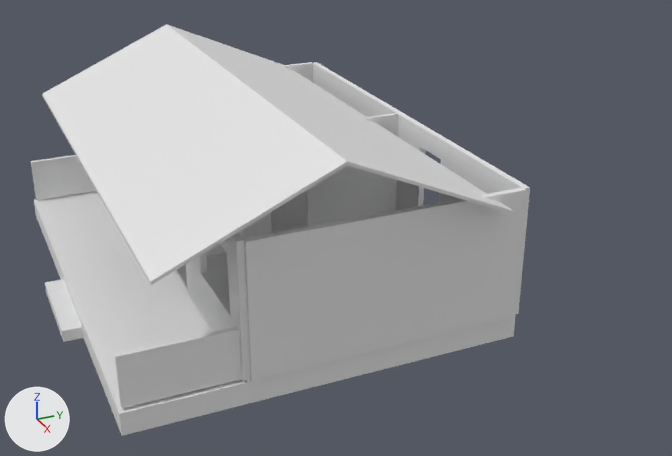
Two versions of the OBJ model docs/models/bach_geometry.obj, one commit apart.
One viewpoint serves both versions: a 50 mm lens placed at (16.28, -5.27, 8.66), pointed at (0.82, 1.69, 0.93). Arrows for +X, +Y and +Z are at lower left; the lights stay in place. The picture after the commit comes second. Where no turn or scale is listed for an object, it has been applied to the vertices. Vertices at exactly the same position are counted once.

Names of what the first picture shows: 'bach_geometry'.
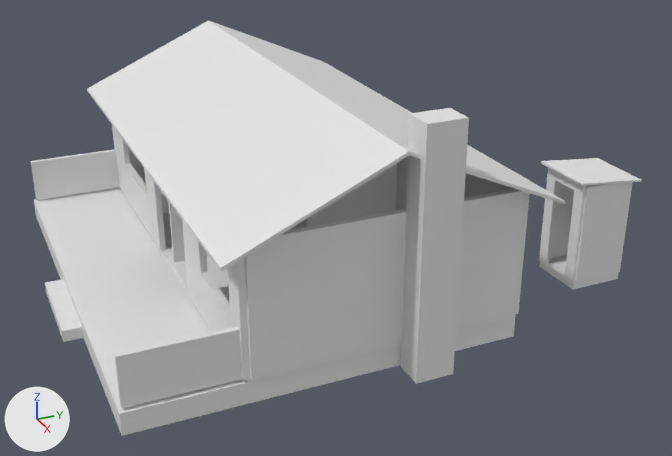
Boxes [x1, y1, x2, y2] around the edits, measured in the pictures (672 x 456 px):
'bach_geometry', reshaped (22% wider)
    before: [31, 24, 530, 436]
    after: [31, 20, 642, 436]
part 1 of me_bach_geometry, added
    after: [401, 108, 469, 384]
part 2 of me_bach_geometry, added (mostly hidden)
    after: [133, 166, 169, 213]
part 3 of me_bach_geometry, added
    after: [540, 255, 618, 289]
part 4 of me_bach_geometry, added
    after: [619, 182, 633, 272]
part 5 of me_bach_geometry, added
    after: [549, 181, 592, 259]
part 6 of me_bach_geometry, added
    after: [575, 182, 631, 283]
part 7 of me_bach_geometry, added
    after: [539, 167, 586, 283]
part 8 of me_bach_geometry, cut back
    before: [42, 24, 514, 285]
    after: [87, 20, 642, 271]

Patch to the scene script:
```diff
--- a/docs/models/bach_geometry.obj.py
+++ b/docs/models/bach_geometry.obj.py
@@ me_bach_geometry @@
 # used by ob_bach_geometry; location = (0.0, 0.0, 0.0)
 # verts and faces of me_bach_geometry; kept vertices keep their numbers, new ones are numbered from 190
 # before: 178 (-4.95, -2.95, 2.65) at pixel (42, 96), 179 (4.95, -2.95, 2.65) at pixel (150, 285), 180 (4.95, 0.0, 3.95) at pixel (347, 165), 181 (-4.95, 0.0, 3.95), 182 (-4.95, -2.95, 2.71) at pixel (42, 93)
 # before: 183 (4.95, -2.95, 2.71) at pixel (150, 281), 184 (4.95, 0.0, 4.01) at pixel (347, 161), 185 (-4.95, 0.0, 4.01) at pixel (166, 24), 186 (4.95, 2.95, 2.65) at pixel (513, 214), 187 (-4.95, 2.95, 2.65)
 # before: 188 (4.95, 2.95, 2.71) at pixel (514, 211), 189 (-4.95, 2.95, 2.71)
-me_bach_geometry.from_pydata(...)  # 190 vertices, 179 faces; spans x -4.95..4.95, y -3.85..3.56, z 0.0..4.01
+me_bach_geometry.from_pydata(...)  # 290 vertices, 257 faces; spans x -4.95..5.1, y -3.85..6.8, z 0.0..4.45
+# me_bach_geometry part 1: a new loose piece, a box spanning x 4.56..5.1, y 1.2..1.9, z 0.0..4.45
+# me_bach_geometry part 2: a new loose piece, a box spanning x -4.3..-2.4, y -1.35..-0.55, z 0.45..0.9
+# me_bach_geometry part 3: a new loose piece, a box spanning x 2.4..3.5, y 5.55..6.65, z 0.0..0.15
+# me_bach_geometry part 4: a new loose piece, a box spanning x 2.4..3.5, y 6.62..6.68, z 0.15..2.1
+# me_bach_geometry part 5: a new loose piece, a box spanning x 2.37..2.43, y 5.58..6.62, z 0.15..2.15
+# me_bach_geometry part 6: a new loose piece, a box spanning x 3.47..3.53, y 5.58..6.62, z 0.15..2.15
+# me_bach_geometry part 7: a new loose piece of 20 vertices spanning x 2.4..3.5, y 5.52..5.58, z 0.15..2.2
+# me_bach_geometry part 8
+for i in [*range(178, 190)]: verts[i] += (0.0, 1.0, 0.0)
+verts[190] = (2.3, 5.4, 2.25)  # pixel (540, 162)
+verts[191] = (2.3, 6.8, 2.1)
+verts[192] = (2.3, 5.4, 2.29)  # pixel (540, 161)
+verts[193] = (2.3, 6.8, 2.14)  # pixel (597, 158)
+for new, old in zip([*range(194, 198)], [*range(190, 194)]): verts[new] = verts[old] + (1.3, 0.0, 0.0)
+faces += [(190, 191, 195, 194), (192, 196, 197, 193), (190, 194, 196, 192), (194, 195, 197, 196), (191, 193, 197, 195), (190, 192, 193, 191)]
+# other edits to the shape of me_bach_geometry do not show in these pictures
```
